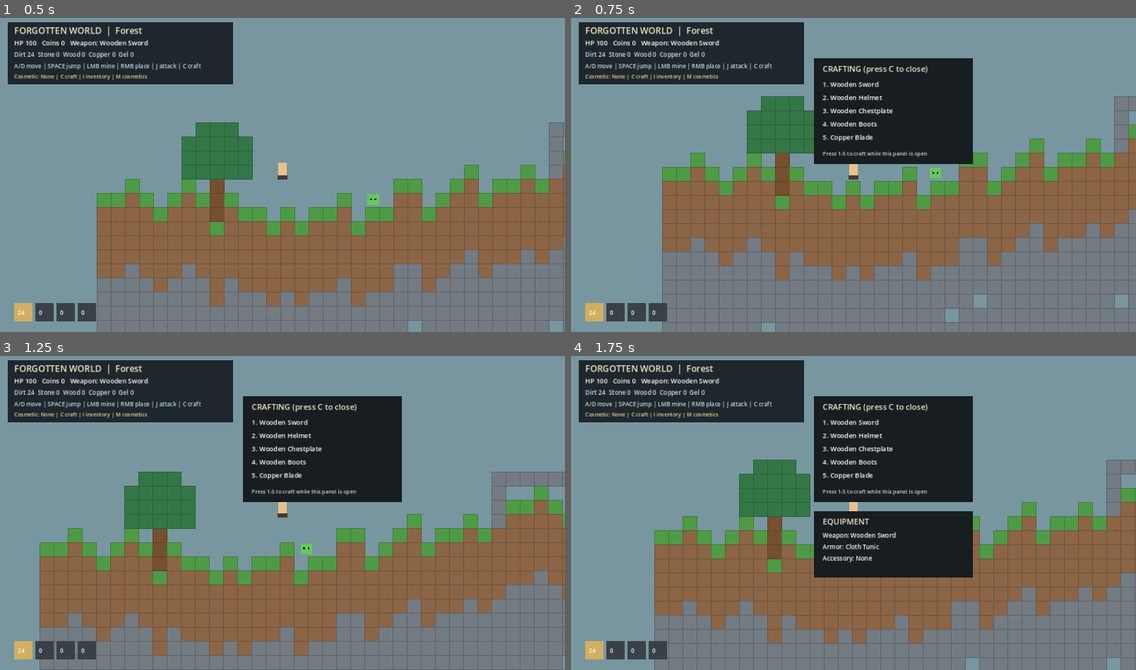
Above: before the commit, frames 1-4 (two rows, left to right).
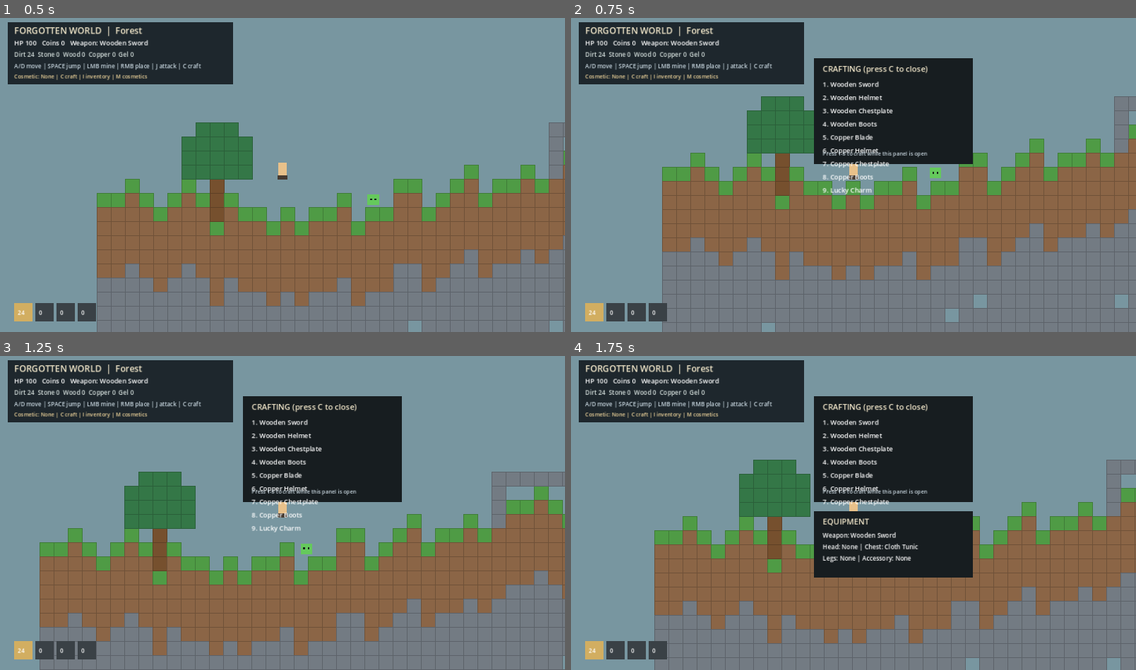
Above: after the commit, the same moments.

Repository: Jayden1337-10/Game
Game: Godot game, scene res://scenes/main.tscn
Same seed, same stepped clock (60 frames per second), same inputs: the game is played once before the commit and once after it.
Inputs (mouse positions are in pixels of both pictures, inside the frame that each line leads up to):
- Up to frame 1 (0.5 s): no input
- Up to frame 2 (0.75 s): tap Enter at 0.5 s; move the mouse to (977, 156) at 0.52 s; hold Right (ui_right) from 0.53 s (still down); tap C at 0.6 s; click (977, 156) at 0.67 s
- Up to frame 3 (1.25 s): keep holding Right (ui_right); tap Space at 0.77 s
- Up to frame 4 (1.75 s): move the mouse to (740, 525) at 1.27 s; release Right (ui_right) at 1.28 s; hold Left (ui_left) from 1.28 s (still down); tap I at 1.35 s; tap Space at 1.52 s

Frame 1 is identical in both runs. In frame 2, 0.4% of the frame differs, in the area x 44-57%, y 41-57%; in frame 3, 0.4%; in frame 4, 0.6%, in the area x 44-62%, y 41-66%.

Commit message:
Expand equipment slots and copper armor accessory recipes

Diff:
--- a/game/scripts/main.gd
+++ b/game/scripts/main.gd
@@ -12,15 +12,19 @@
 var camera_offset := Vector2.ZERO
 var blocks: Dictionary = {}
 var inventory := {"grass": 0, "dirt": 24, "stone": 0, "wood": 0, "gel": 0, "copper": 0}
-var equipment := {"weapon": "Wooden Sword", "armor": "Cloth Tunic", "accessory": "None"}
+var equipment := {"weapon": "Wooden Sword", "head": "None", "chest": "Cloth Tunic", "legs": "None", "accessory": "None"}
 var recipes := {
     "Wooden Sword": {"wood": 8},
     "Wooden Helmet": {"wood": 12},
     "Wooden Chestplate": {"wood": 20},
     "Wooden Boots": {"wood": 10},
-    "Copper Blade": {"copper": 12, "wood": 4}
+    "Copper Blade": {"copper": 12, "wood": 4},
+    "Copper Helmet": {"copper": 10},
+    "Copper Chestplate": {"copper": 18},
+    "Copper Boots": {"copper": 12},
+    "Lucky Charm": {"copper": 6, "gel": 8}
 }
-var craft_names := ["Wooden Sword", "Wooden Helmet", "Wooden Chestplate", "Wooden Boots", "Copper Blade"]
+var craft_names := ["Wooden Sword", "Wooden Helmet", "Wooden Chestplate", "Wooden Boots", "Copper Blade", "Copper Helmet", "Copper Chestplate", "Copper Boots", "Lucky Charm"]
 var enemies: Array[Dictionary] = []
 var coins := 0
 var selected_slot := 0
@@ -189,8 +193,14 @@
         inventory[material] -= cost[material]
     if item == "Wooden Sword" or item == "Copper Blade":
         equipment["weapon"] = item
-    elif item.begins_with("Wooden"):
-        equipment["armor"] = item
+    elif item.ends_with("Helmet"):
+        equipment["head"] = item
+    elif item.ends_with("Chestplate"):
+        equipment["chest"] = item
+    elif item.ends_with("Boots"):
+        equipment["legs"] = item
+    elif item == "Lucky Charm":
+        equipment["accessory"] = item
     status_text = "Crafted " + item
 
 func _craft_cosmetic(item: String) -> void:
@@ -287,5 +297,5 @@
         draw_rect(Rect2(Vector2(550, 360), Vector2(360, 150)), Color("#171d20"))
         draw_string(ThemeDB.fallback_font, Vector2(570, 390), "EQUIPMENT", HORIZONTAL_ALIGNMENT_LEFT, -1, 18, Color("#f2e7ca"))
         draw_string(ThemeDB.fallback_font, Vector2(570, 420), "Weapon: " + equipment["weapon"], HORIZONTAL_ALIGNMENT_LEFT, -1, 14, Color.WHITE)
-        draw_string(ThemeDB.fallback_font, Vector2(570, 446), "Armor: " + equipment["armor"], HORIZONTAL_ALIGNMENT_LEFT, -1, 14, Color.WHITE)
-        draw_string(ThemeDB.fallback_font, Vector2(570, 472), "Accessory: " + equipment["accessory"], HORIZONTAL_ALIGNMENT_LEFT, -1, 14, Color.WHITE)
+        draw_string(ThemeDB.fallback_font, Vector2(570, 446), "Head: " + equipment["head"] + " | Chest: " + equipment["chest"], HORIZONTAL_ALIGNMENT_LEFT, -1, 14, Color.WHITE)
+        draw_string(ThemeDB.fallback_font, Vector2(570, 472), "Legs: " + equipment["legs"] + " | Accessory: " + equipment["accessory"], HORIZONTAL_ALIGNMENT_LEFT, -1, 14, Color.WHITE)
